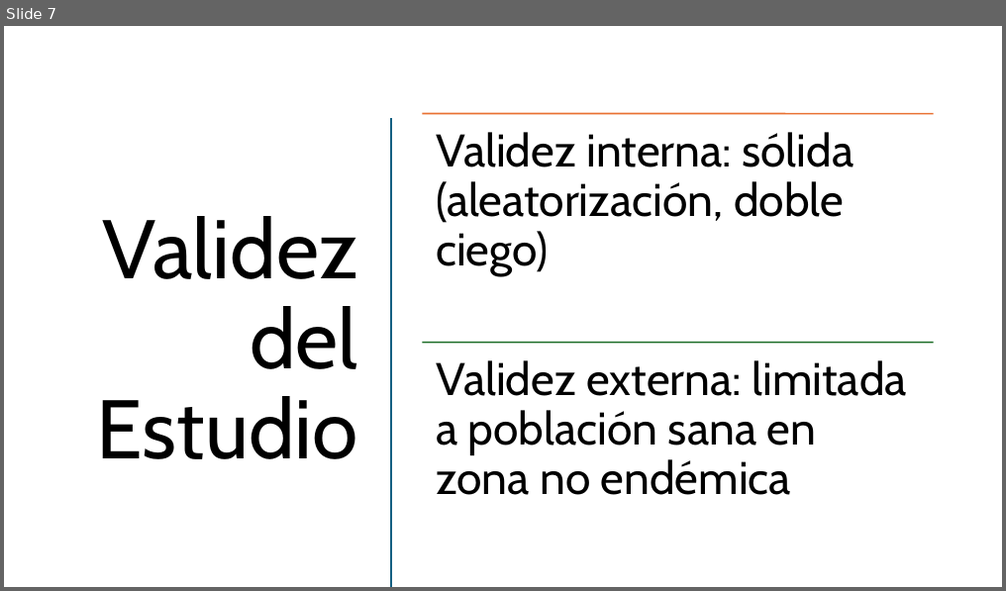
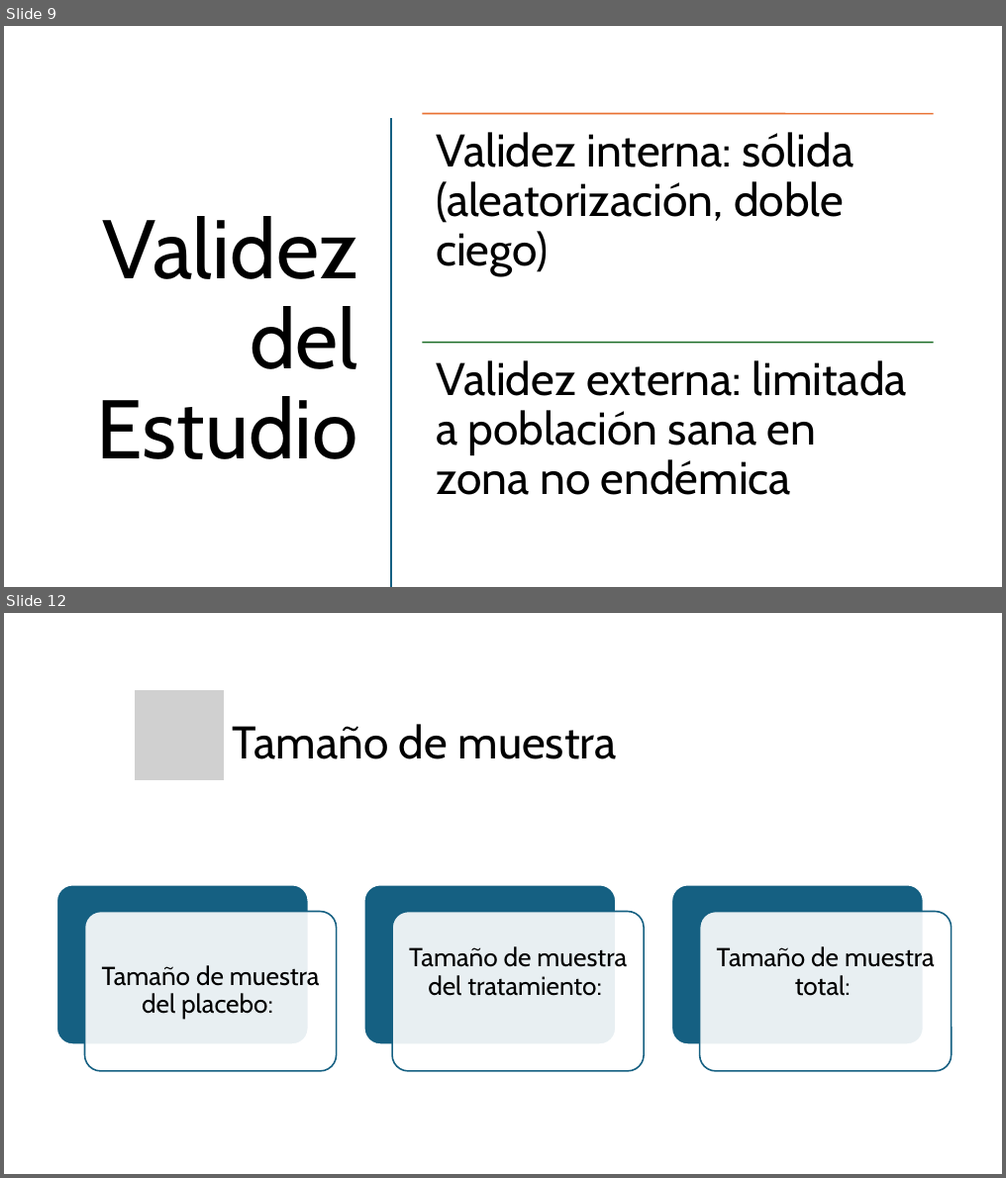
Before and after one commit to RomanLanda11/bioestadistica, a slide deck: tp2/Presentacion_Chikungunya.pptx. Shown one above the other, each under a label of ours: slide 7 before the commit, slides 9 and 12 after it; the slides between them are not shown. The pictures are 1006x591 and 1006x1178 pixels, drawn with LibreOffice and Linux fonts; fonts in the diff are those of the drawing; grey boxes stand for pictures. Boxes give left, top, right and bottom in pixels: in the first picture for what was removed or moved away, otherwise in the second. Text is boxed around its words. In the diff, an @@ line names an element or a change of style, - is before the commit and + after.

```diff
--- a/tp2/Presentacion_Chikungunya.pptx
+++ b/tp2/Presentacion_Chikungunya.pptx
@@ slide 12 added at <box>4,613,1002,1174</box>, background #FFFFFF @@
@@ picture added at <box>135,689,225,780</box> @@
@@ title added at <box>233,724,617,760</box>, 44 pt, text #000000 @@
+Tamaño de muestra
@@ group added at <box>56,884,951,1071</box>: 6 rounded rectangles, 3 texts @@
+Tamaño de muestra del placebo:
+Tamaño de muestra del tratamiento:
+Tamaño de muestra total:
@@ what was slide 7 is now slide 9 @@
```
Also in this commit, not shown: 9 slides changed, 4 other slides added, 1 other file.
